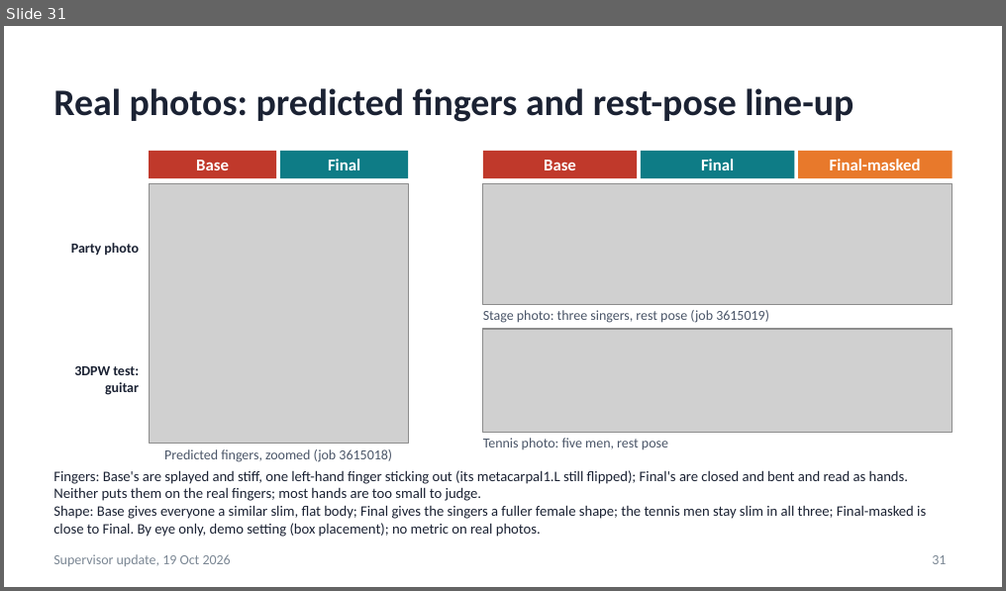
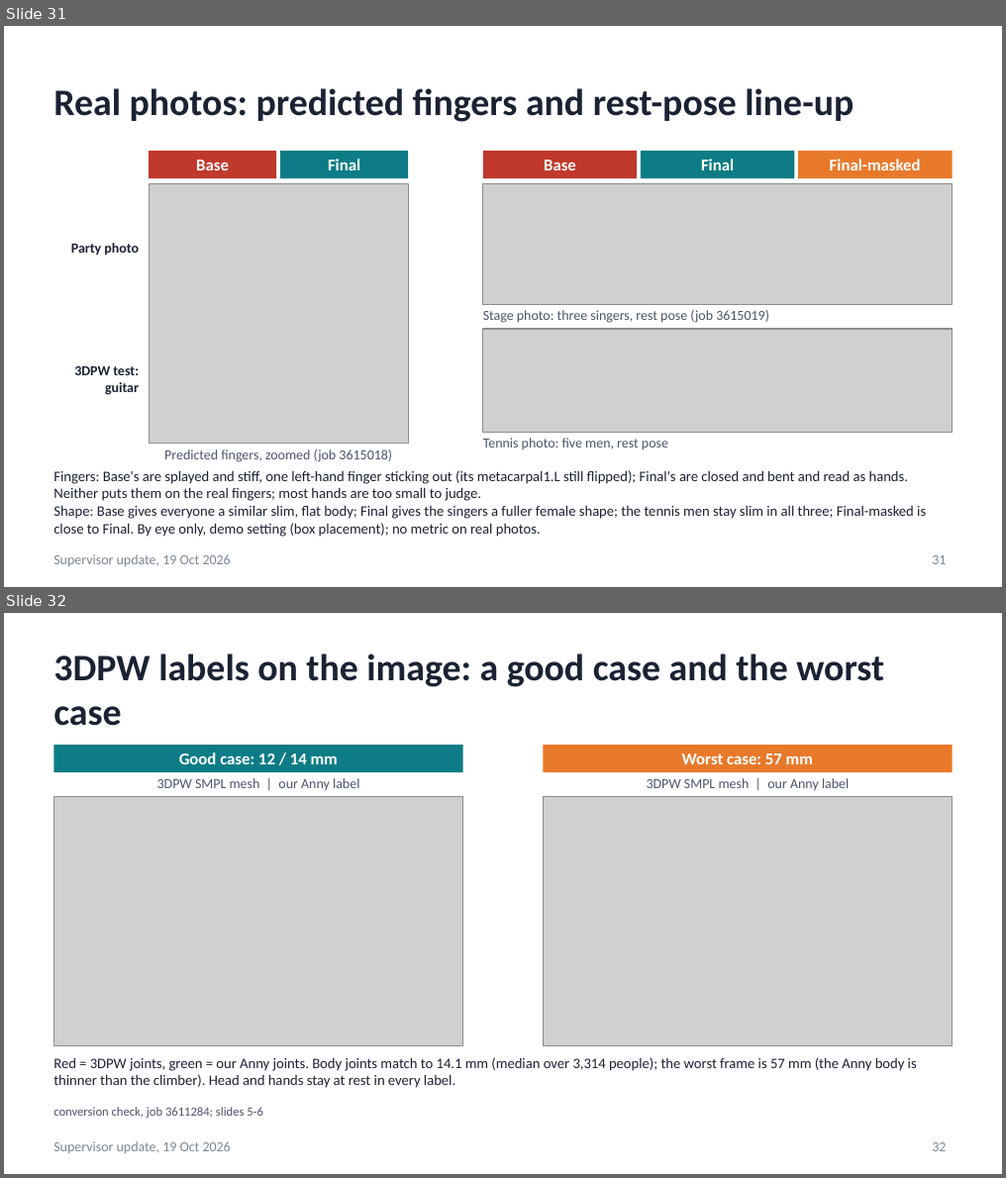
Before and after one commit to saadnajib/Multi-Person-Whole-Body-Human-Mesh-Recovery-in-a-Single-Shot-with-Annyone-dataset-and-3dpw-dataset, a slide deck: docs/supervisor_update_2026-10-19.pptx. Shown one above the other, each under a label of ours: slide 31 before the commit, slides 31 and 32 after it. The pictures are 1006x591 and 1006x1178 pixels, drawn with LibreOffice and Linux fonts; fonts in the diff are those of the drawing; grey boxes stand for pictures. Boxes give left, top, right and bottom in pixels: in the first picture for what was removed or moved away, otherwise in the second. Text is boxed around its words. In the diff, an @@ line names an element or a change of style, - is before the commit and + after.

```diff
--- a/docs/supervisor_update_2026-10-19.pptx
+++ b/docs/supervisor_update_2026-10-19.pptx
@@ slide 32 added at [4, 613, 1002, 1174], background #FFFFFF; not listed: 1 template element that a slide beside it also shows @@
@@ title added at [54, 654, 884, 726], 27 pt, text #1B2233, bold @@
+3DPW labels on the image: a good case and the worst case
@@ rectangle added at [54, 745, 463, 772], fill #0E7C86, 12 pt, text #FFFFFF, bold @@
+Good case: 12 / 14 mm
@@ rectangle added at [543, 745, 952, 772], fill #E8792B, 12 pt, text #FFFFFF, bold @@
+Worst case: 57 mm
@@ text added at [157, 778, 359, 791], 10 pt, text #4A5568 @@
+3DPW SMPL mesh | our Anny label
@@ text added at [647, 778, 848, 791], 10 pt, text #4A5568 @@
+3DPW SMPL mesh | our Anny label
@@ picture added at [54, 796, 463, 1046] @@
@@ picture added at [543, 796, 952, 1046] @@
@@ text added at [54, 1058, 917, 1088], 10.5 pt, text #1B2233 @@
+Red = 3DPW joints, green = our Anny joints. Body joints match to 14.1 mm (median over 3,314 people); the worst frame is 57 mm (the Anny body is thinner than the climber). Head and hands stay at rest in every label.
@@ text added at [54, 1107, 263, 1118], 9 pt, text #4A5568 @@
+conversion check, job 3611284; slides 5-6
@@ page number added at [932, 1143, 945, 1152], 10 pt, text #7B8794 @@
+32
```
Also in this commit, not shown: 7 other files.
